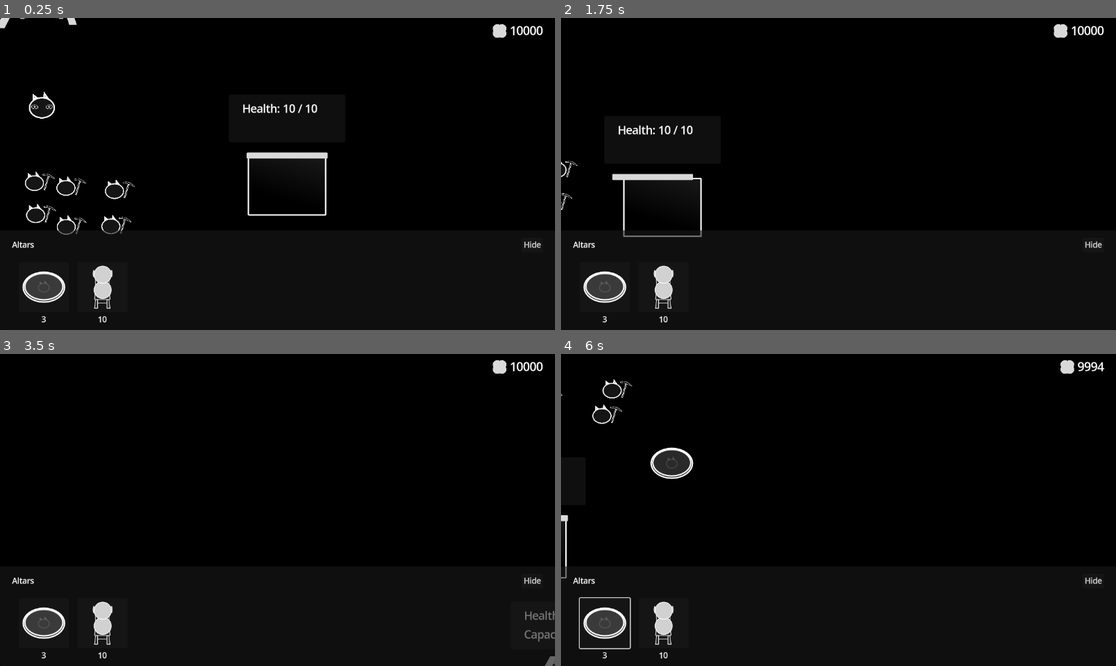
Above: before the commit, frames 1-4 (two rows, left to right).
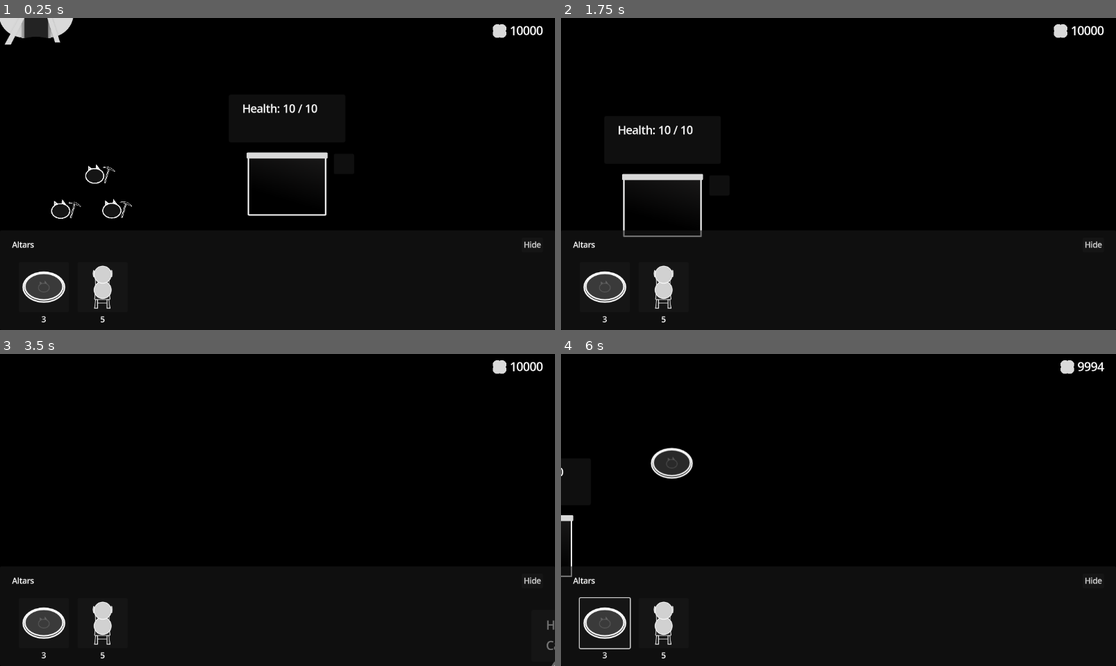
Above: after the commit, the same moments.

Repository: KANAjetzt/ld55-summoning
Game: Godot game, scene res://main.tscn
The game is run twice, just before and just after one commit, with the same random seed, the same clock (stepped at 60 frames per second) and the same inputs.
Inputs (mouse positions are in pixels of both pictures, inside the frame that each line leads up to):
- Up to frame 1 (0.25 s): no input
- Up to frame 2 (1.75 s): tap Enter (ui_accept) at 0.5, 0.77, 1.52 s; move the mouse to (605, 108) at 0.52 s; hold D (right) 0.53-1.28 s; right-click (605, 108) at 0.6 s; click (605, 108) at 0.8 s; move the mouse to (727, 189) at 1.27 s; hold A (left) from 1.28 s (still down); click (727, 189) at 1.35 s; tap W (top) at 1.55 s
- Up to frame 3 (3.5 s): move the mouse to (333, 441) at 2.02 s; release A (left) at 2.03 s; hold D (right) from 2.03 s (still down); tap W (top) at 2.1 s; click (333, 441) at 2.17 s; tap Mouse wheel up (zoom_in, bound only after the commit) at 2.3, 2.85 s; move the mouse to (249, 572) at 2.77 s; click (249, 572) at 2.92 s; tap Enter (ui_accept) at 3.02 s; tap Mouse wheel down (zoom_out, bound only after the commit) at 3.05 s
- Up to frame 4 (6 s): move the mouse to (1005, 556) at 3.52 s; release D (right) at 3.53 s; hold A (left) 3.53-4.25 s; tap Mouse wheel down (zoom_out, bound only after the commit) at 3.6 s; click (1005, 556) at 3.67 s; tap Enter (ui_accept) at 3.77, 5.75 s; right-click (1005, 556) at 3.8 s; tap F1 (debug_0, bound only after the commit) at 4.15 s; click "Hide" at 4.25 s; click (605, 622) at 5.02 s; move the mouse to (672, 463) at 5.77 s; hold A (left) from 5.78 s (still down); tap S (bottom) at 5.85 s

The runs differ from the first frame. In frame 1, 1.7% of the frame differs, in the area x 0-25%, y 0-98%; in frame 2, 0.2%; in frame 3, 0.3%; in frame 4, 0.5%.
Error before the commit: Invalid call. Nonexistent function 'deselect' in base 'Nil'. (res://main.gd:25)
Error after the commit: Invalid call. Nonexistent function 'deselect' in base 'Nil'. (res://main.gd:31)

Commit message:
feat: :sparkles: where am I?

Diff:
--- a/Altars/Chair/chair_data.tres
+++ b/Altars/Chair/chair_data.tres
@@ -12,4 +12,4 @@
 icon = ExtResource("2_reaxa")
 scene = ExtResource("1_h2v51")
 scene_cat = ExtResource("3_6u3xi")
-cost = 10
+cost = 5
--- a/Buildings/mine.tscn
+++ b/Buildings/mine.tscn
@@ -1,7 +1,7 @@
 [gd_scene load_steps=11 format=3 uid="uid://b4a73ga7o86ma"]
 
 [ext_resource type="Script" path="res://Buildings/mine.gd" id="1_5omvh"]
-[ext_resource type="Texture2D" uid="uid://ebtvmsxs333o" path="res://Buildings/mine.png" id="1_nqqe4"]
+[ext_resource type="Texture2D" uid="uid://cccnvf3nho74w" path="res://Buildings/mine_v2.png" id="2_ok27o"]
 [ext_resource type="PackedScene" uid="uid://cqf2t0k4fmlo2" path="res://Buildings/info_bar.tscn" id="3_oo2kx"]
 [ext_resource type="PackedScene" uid="uid://65keh6u0cb7e" path="res://Buildings/take_damage_zone.tscn" id="4_dflbt"]
 
@@ -55,10 +55,11 @@
 [node name="Mine" type="Node2D" groups=["mines"]]
 scale = Vector2(0.35, 0.35)
 script = ExtResource("1_5omvh")
+mining_time = 5.0
 health_max = 3
 
 [node name="Sprite2D" type="Sprite2D" parent="."]
-texture = ExtResource("1_nqqe4")
+texture = ExtResource("2_ok27o")
 
 [node name="InfoBar" parent="." instance=ExtResource("3_oo2kx")]
 unique_name_in_owner = true
@@ -70,6 +71,7 @@
 
 [node name="Entrance" type="Area2D" parent="."]
 unique_name_in_owner = true
+position = Vector2(-34.2857, 91.4286)
 collision_layer = 2
 
 [node name="EntranceShape" type="CollisionShape2D" parent="Entrance"]
--- a/Entities/Aliens/alien.tscn
+++ b/Entities/Aliens/alien.tscn
@@ -28,7 +28,7 @@
 
 [sub_resource type="Animation" id="Animation_xlmhs"]
 resource_name = "spawn"
-length = 0.3
+length = 0.2
 step = 0.01
 tracks/0/type = "value"
 tracks/0/imported = false
@@ -37,7 +37,7 @@
 tracks/0/interp = 1
 tracks/0/loop_wrap = true
 tracks/0/keys = {
-"times": PackedFloat32Array(0, 0.3),
+"times": PackedFloat32Array(0, 0.2),
 "transitions": PackedFloat32Array(1, 1),
 "update": 0,
 "values": [Color(1, 1, 1, 0), Color(1, 1, 1, 1)]
--- a/Entities/Aliens/alien_clustor.tscn
+++ b/Entities/Aliens/alien_clustor.tscn
@@ -6,21 +6,35 @@
 
 [node name="Alien" parent="." instance=ExtResource("1_rqcpt")]
 position = Vector2(-15, 1)
+speed = 300
+speed_multiplier = 1.5
 
 [node name="Alien2" parent="." instance=ExtResource("1_rqcpt")]
 position = Vector2(120, 28)
+speed = 300
+speed_multiplier = 1.5
 
 [node name="Alien3" parent="." instance=ExtResource("1_rqcpt")]
 position = Vector2(-21, -107)
+speed = 300
+speed_multiplier = 1.5
 
 [node name="Alien4" parent="." instance=ExtResource("1_rqcpt")]
 position = Vector2(78, -65)
+speed = 300
+speed_multiplier = 1.5
 
 [node name="Alien5" parent="." instance=ExtResource("1_rqcpt")]
 position = Vector2(26, 83)
+speed = 300
+speed_multiplier = 1.5
 
 [node name="Alien6" parent="." instance=ExtResource("1_rqcpt")]
 position = Vector2(-84, 49)
+speed = 300
+speed_multiplier = 1.5
 
 [node name="Alien7" parent="." instance=ExtResource("1_rqcpt")]
 position = Vector2(-82, -46)
+speed = 300
+speed_multiplier = 1.5
--- /dev/null
+++ b/Entities/Aliens/alien_spawn_point.gd
@@ -0,0 +1,5 @@
+extends Sprite2D
+
+
+func _init() -> void:
+	modulate.a = 0.0
--- /dev/null
+++ b/Entities/Aliens/alien_spawn_point.tscn
@@ -0,0 +1,10 @@
+[gd_scene load_steps=3 format=3 uid="uid://jhvlp31g8mfa"]
+
+[ext_resource type="Texture2D" uid="uid://1i3vpi7ti8yc" path="res://Entities/Aliens/alien.png" id="1_agil8"]
+[ext_resource type="Script" path="res://Entities/Aliens/alien_spawn_point.gd" id="2_wratn"]
+
+[node name="AlienSpawnPoint" type="Sprite2D"]
+modulate = Color(0.964349, 0.000245852, 0.837953, 1)
+scale = Vector2(0.8, 0.8)
+texture = ExtResource("1_agil8")
+script = ExtResource("2_wratn")
--- /dev/null
+++ b/Entities/Aliens/alien_storage_attacker.gd
@@ -0,0 +1,8 @@
+class_name AlienStorageAttacker
+extends Alien
+
+
+func _ready() -> void:
+	super()
+	current_target = Global.storage
+	animation_player.play("spawn")
--- /dev/null
+++ b/Entities/Aliens/alien_storage_attacker.tscn
@@ -0,0 +1,8 @@
+[gd_scene load_steps=3 format=3 uid="uid://b8akv3ccguisv"]
+
+[ext_resource type="PackedScene" uid="uid://bs4jl7gkqp7nx" path="res://Entities/Aliens/alien.tscn" id="1_m4mdf"]
+[ext_resource type="Script" path="res://Entities/Aliens/alien_storage_attacker.gd" id="2_u73jq"]
+
+[node name="Alien" instance=ExtResource("1_m4mdf")]
+script = ExtResource("2_u73jq")
+speed_multiplier = 1.0
--- a/Entities/Cats/cat_miner.tscn
+++ b/Entities/Cats/cat_miner.tscn
@@ -33,6 +33,7 @@
 
 [node name="DebugPanel" parent="." index="6" instance=ExtResource("4_v7tq4")]
 unique_name_in_owner = true
+visible = false
 offset_left = -20.0
 offset_top = -69.0
 offset_right = 20.0
--- a/Entities/Cats/cat_warrior.gd
+++ b/Entities/Cats/cat_warrior.gd
@@ -36,6 +36,7 @@
 	debug_panel.add_label("")
 	debug_panel.add_label("")
 	debug_panel.add_label("")
+	debug_panel.add_label("enemies_in_range: %s")
 
 
 func _process(delta: float) -> void:
@@ -140,6 +141,7 @@
 			alien = entity_visiblity_zone.entity
 			if is_instance_valid(alien):
 				enemies_in_range.push_back(alien)
+				debug_panel.update_label(3, "enemies_in_range: %s" % enemies_in_range)
 				if not target_enemy:
 					target_enemy = alien
 					target_enemy.despawning.connect(_on_target_enemy_despawning)
@@ -159,6 +161,7 @@
 					target_enemy = null
 
 				enemies_in_range.erase(alien)
+				debug_panel.update_label(3, "enemies_in_range: %s" % enemies_in_range)
 
 
 func _on_timer_laser_timeout() -> void:
@@ -169,5 +172,6 @@
 func _on_target_enemy_despawning(alien: Alien) -> void:
 	target_enemy = null
 	enemies_in_range.erase(alien)
+	debug_panel.update_label(3, "enemies_in_range: %s" % enemies_in_range)
 	if not enemies_in_range.is_empty():
 		target_enemy = enemies_in_range[0]
--- a/Entities/Cats/cat_warrior.tscn
+++ b/Entities/Cats/cat_warrior.tscn
@@ -72,6 +72,7 @@
 
 [node name="DebugPanel" parent="." index="7" instance=ExtResource("4_gbs6n")]
 unique_name_in_owner = true
+visible = false
 offset_left = -60.0
 offset_top = -164.0
 offset_right = -20.0
--- a/Singletons/debug.tscn
+++ b/Singletons/debug.tscn
@@ -7,4 +7,3 @@
 override_mining_time = true
 override_mining_time_amount = 3.0
 override_dry_food_count = true
-hide_all_debug_panel = true
--- a/Singletons/global.gd
+++ b/Singletons/global.gd
@@ -15,6 +15,17 @@
 var altar_selected: AltarData = null
 var mouse_over_cat_warrior := false
 var cat_warrior_selected: CatWarrior = null: set = _set_cat_warrior_selected
+var alien_spawn_points: Array[Node2D] = []
+var cat_warrior_count: int = 0
+
+
+func _unhandled_input(event: InputEvent) -> void:
+	if event.is_action_pressed("debug_0"):
+		for node in get_tree().get_nodes_in_group("debug_panel"):
+			if node.visible:
+				node.hide()
+			else:
+				node.show()
 
 
 func _set_cat_warrior_selected(_new_cat_warrior_selected):
--- a/Singletons/utils.gd
+++ b/Singletons/utils.gd
@@ -49,3 +49,7 @@
 func show_game_over() -> void:
 	Global.stats.time_played = Time.get_ticks_msec() / 1000 / 60
 	Global.main.game_over.init()
+
+
+func is_int_in_range(value: int, min_value: int, max_value: int) -> bool:
+	return value >= min_value and value <= max_value
--- a/main.gd
+++ b/main.gd
@@ -1,6 +1,8 @@
 class_name Main
 extends Node2D
 
+
+var alien_storage_attacker_scene: PackedScene = load("res://Entities/Aliens/alien_storage_attacker.tscn")
 
 @onready var camera_main: PhantomCamera2D = %CameraMain
 @onready var altar_preview: AltarPreview = %AltarPreview
@@ -8,10 +10,14 @@
 @onready var cats: Node = %Cats
 @onready var projectiles: Node2D = %Projectiles
 @onready var game_over: UIGameOver = $CanvasLayer/GameOver
+@onready var alien_spawn_points: Node = %AlienSpawnPoints
+@onready var aliens: Node = %Aliens
+@onready var timer_spawn_alien: Timer = %TimerSpawnAlien
 
 
 func _ready() -> void:
 	Global.main = self
+	Global.alien_spawn_points.assign(alien_spawn_points.get_children())
 
 
 func _process(delta: float) -> void:
@@ -23,6 +29,15 @@
 
 	if not Global.mouse_over_cat_warrior and Input.is_action_just_pressed("deselect"):
 		Global.cat_warrior_selected.deselect()
+		Global.cat_warrior_selected = null
+
+	if Input.is_action_just_pressed("zoom_in"):
+		if not camera_main.get_zoom() * 1.1 > Vector2(3.0, 3.0):
+			camera_main.set_zoom(camera_main.get_zoom() * 1.1)
+
+	if Input.is_action_just_pressed("zoom_out"):
+		if not camera_main.get_zoom() * 0.9 < Vector2(0.1, 0.1):
+			camera_main.set_zoom(camera_main.get_zoom() * 0.9)
 
 
 func _on_shop_altar_bought(item_data: AltarData) -> void:
@@ -42,9 +57,29 @@
 func handle_warrior_placemend() -> void:
 	var selected_warrior: CatWarrior = Global.cat_warrior_selected
 	selected_warrior.set_target_position(get_global_mouse_position())
+	Global.cat_warrior_count = Global.cat_warrior_count + 1
+
+	if Utils.is_int_in_range(Global.cat_warrior_count, 0, 2):
+		return
+	if Utils.is_int_in_range(Global.cat_warrior_count, 3, 5):
+		timer_spawn_alien.wait_time = 20
+		if timer_spawn_alien.is_stopped():
+			timer_spawn_alien.start()
+	if Utils.is_int_in_range(Global.cat_warrior_count, 6, 8):
+		timer_spawn_alien.wait_time = 15
+	if Utils.is_int_in_range(Global.cat_warrior_count, 9, 12):
+		timer_spawn_alien.wait_time = 10
+	if Global.cat_warrior_count > 12:
+		timer_spawn_alien.wait_time = 3
 
 
 func _on_altar_cat_ready(altar: Altar) -> void:
 	var new_cat: Cat = altar.data.scene_cat.instantiate()
 	new_cat.global_position = altar.global_position
 	cats.add_child(new_cat)
+
+
+func _on_timer_spawn_alien_timeout() -> void:
+	var new_alien_storage_attacker: AlienStorageAttacker = alien_storage_attacker_scene.instantiate()
+	new_alien_storage_attacker.global_position = Global.alien_spawn_points.pick_random().global_position
+	aliens.add_child(new_alien_storage_attacker)
--- a/main.tscn
+++ b/main.tscn
@@ -4,9 +4,9 @@
 [ext_resource type="PackedScene" uid="uid://bnjd3xnekunev" path="res://Entities/Cats/cat_miner.tscn" id="2_ma2mg"]
 [ext_resource type="PackedScene" uid="uid://b6lwml3cddh7x" path="res://Buildings/storage.tscn" id="2_pq0lw"]
 [ext_resource type="PackedScene" uid="uid://b4a73ga7o86ma" path="res://Buildings/mine.tscn" id="3_uhm5x"]
-[ext_resource type="PackedScene" uid="uid://blici2djpfp25" path="res://Entities/Cats/cat_warrior.tscn" id="5_moay2"]
 [ext_resource type="PackedScene" uid="uid://dpjedk5o7w8rk" path="res://UI/shop.tscn" id="5_qrleq"]
 [ext_resource type="PackedScene" uid="uid://dudgniskyxns2" path="res://UI/dry_food_counter.tscn" id="5_tmh1l"]
+[ext_resource type="PackedScene" uid="uid://jhvlp31g8mfa" path="res://Entities/Aliens/alien_spawn_point.tscn" id="6_5s6oa"]
 [ext_resource type="Script" path="res://addons/phantom_camera/scripts/phantom_camera_host/phantom_camera_host.gd" id="7_ive38"]
 [ext_resource type="Script" path="res://camera_target.gd" id="7_y0ugt"]
 [ext_resource type="Script" path="res://addons/phantom_camera/scripts/phantom_camera/phantom_camera_2D.gd" id="8_gjqs2"]
@@ -66,33 +66,19 @@
 unique_name_in_owner = true
 
 [node name="CatMiner" parent="Cats" instance=ExtResource("2_ma2mg")]
-position = Vector2(63, 425)
-
-[node name="CatMiner4" parent="Cats" instance=ExtResource("2_ma2mg")]
-position = Vector2(130, 449)
-
-[node name="CatMiner5" parent="Cats" instance=ExtResource("2_ma2mg")]
-position = Vector2(130, 368)
-
-[node name="CatMiner6" parent="Cats" instance=ExtResource("2_ma2mg")]
-position = Vector2(38, 345)
+position = Vector2(118, 416)
 
 [node name="CatMiner2" parent="Cats" instance=ExtResource("2_ma2mg")]
-position = Vector2(198, 437)
+position = Vector2(230, 414)
 
 [node name="CatMiner3" parent="Cats" instance=ExtResource("2_ma2mg")]
-position = Vector2(205, 363)
-
-[node name="CatWarrior2" parent="Cats" instance=ExtResource("5_moay2")]
-position = Vector2(-202, -214)
-
-[node name="CatWarrior" parent="Cats" instance=ExtResource("5_moay2")]
-position = Vector2(76, 175)
+position = Vector2(194, 342)
 
 [node name="Altars" type="Node" parent="."]
 unique_name_in_owner = true
 
 [node name="Aliens" type="Node" parent="."]
+unique_name_in_owner = true
 
 [node name="AlienClustor13" parent="Aliens" instance=ExtResource("12_w2cdb")]
 position = Vector2(961, -890)
@@ -119,13 +105,13 @@
 position = Vector2(1716, 1040)
 
 [node name="AlienClustor5" parent="Aliens" instance=ExtResource("12_w2cdb")]
-position = Vector2(1393, 1375)
+position = Vector2(1406, 1549)
 
 [node name="AlienClustor4" parent="Aliens" instance=ExtResource("12_w2cdb")]
 position = Vector2(2196, 1202)
 
 [node name="AlienClustor14" parent="Aliens" instance=ExtResource("12_w2cdb")]
-position = Vector2(949, 1393)
+position = Vector2(-77, 1397)
 
 [node name="AlienClustor3" parent="Aliens" instance=ExtResource("12_w2cdb")]
 position = Vector2(-663, 1190)
@@ -138,6 +124,28 @@
 
 [node name="AlienClustor" parent="Aliens" instance=ExtResource("12_w2cdb")]
 position = Vector2(425, -701)
+
+[node name="AlienSpawnPoints" type="Node" parent="."]
+unique_name_in_owner = true
+
+[node name="AlienSpawnPoint3" parent="AlienSpawnPoints" instance=ExtResource("6_5s6oa")]
+position = Vector2(1544, -1427)
+scale = Vector2(0.760799, 0.760799)
+
+[node name="AlienSpawnPoint2" parent="AlienSpawnPoints" instance=ExtResource("6_5s6oa")]
+position = Vector2(941, 2574)
+scale = Vector2(0.64, 0.64)
+
+[node name="AlienSpawnPoint5" parent="AlienSpawnPoints" instance=ExtResource("6_5s6oa")]
+position = Vector2(3517, 957)
+scale = Vector2(0.4096, 0.4096)
+
+[node name="AlienSpawnPoint4" parent="AlienSpawnPoints" instance=ExtResource("6_5s6oa")]
+position = Vector2(-1570, 1241)
+scale = Vector2(0.64, 0.64)
+
+[node name="AlienSpawnPoint" parent="AlienSpawnPoints" instance=ExtResource("6_5s6oa")]
+position = Vector2(-632, -1438)
 
 [node name="Projectiles" type="Node2D" parent="."]
 unique_name_in_owner = true
@@ -220,4 +228,8 @@
 [node name="WorldEnvironment" type="WorldEnvironment" parent="."]
 environment = SubResource("Environment_ebfxl")
 
+[node name="TimerSpawnAlien" type="Timer" parent="."]
+unique_name_in_owner = true
+
 [connection signal="altar_bought" from="CanvasLayer/Shop" to="." method="_on_shop_altar_bought"]
+[connection signal="timeout" from="TimerSpawnAlien" to="." method="_on_timer_spawn_alien_timeout"]
--- a/project.godot
+++ b/project.godot
@@ -66,6 +66,21 @@
 "events": [Object(InputEventMouseButton,"resource_local_to_scene":false,"resource_name":"","device":-1,"window_id":0,"a …(258 unchanged characters)…
 ]
 }
+zoom_in={
+"deadzone": 0.5,
+"events": [Object(InputEventMouseButton,"resource_local_to_scene":false,"resource_name":"","device":-1,"window_id":0,"alt_pressed":false,"shift_pressed":false,"ctrl_pressed":false,"meta_pressed":false,"button_mask":8,"position":Vector2(74, 20),"global_position":Vector2(78, 61),"factor":1.0,"button_index":4,"canceled":false,"pressed":true,"double_click":false,"script":null)
+]
+}
+zoom_out={
+"deadzone": 0.5,
+"events": [Object(InputEventMouseButton,"resource_local_to_scene":false,"resource_name":"","device":-1,"window_id":0,"alt_pressed":false,"shift_pressed":false,"ctrl_pressed":false,"meta_pressed":false,"button_mask":16,"position":Vector2(191, 17),"global_position":Vector2(195, 58),"factor":1.0,"button_index":5,"canceled":false,"pressed":true,"double_click":false,"script":null)
+]
+}
+debug_0={
+"deadzone": 0.5,
+"events": [Object(InputEventKey,"resource_local_to_scene":false,"resource_name":"","device":-1,"window_id":0,"alt_pressed":false,"shift_pressed":false,"ctrl_pressed":false,"meta_pressed":false,"pressed":false,"keycode":0,"physical_keycode":4194332,"key_label":0,"unicode":0,"location":0,"echo":false,"script":null)
+]
+}
 
 [layer_names]
 
Binary file added: Buildings/mine_v2.png
Not shown, added: Buildings/mine_v2.png.import
